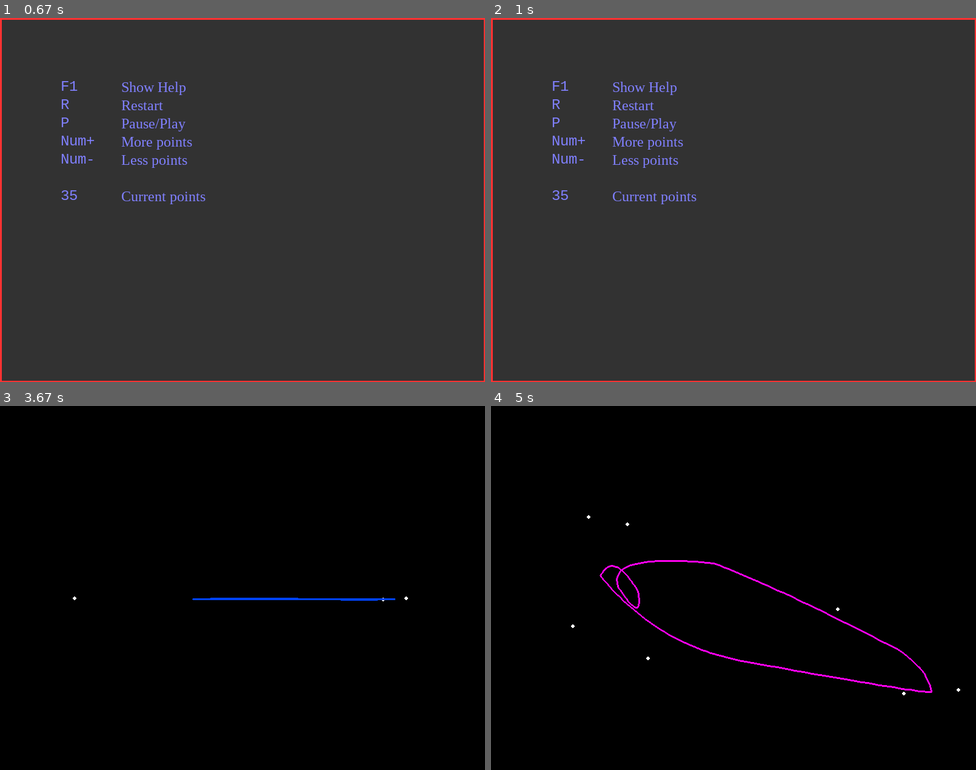
Above: before the commit, frames 1-4 (two rows, left to right).
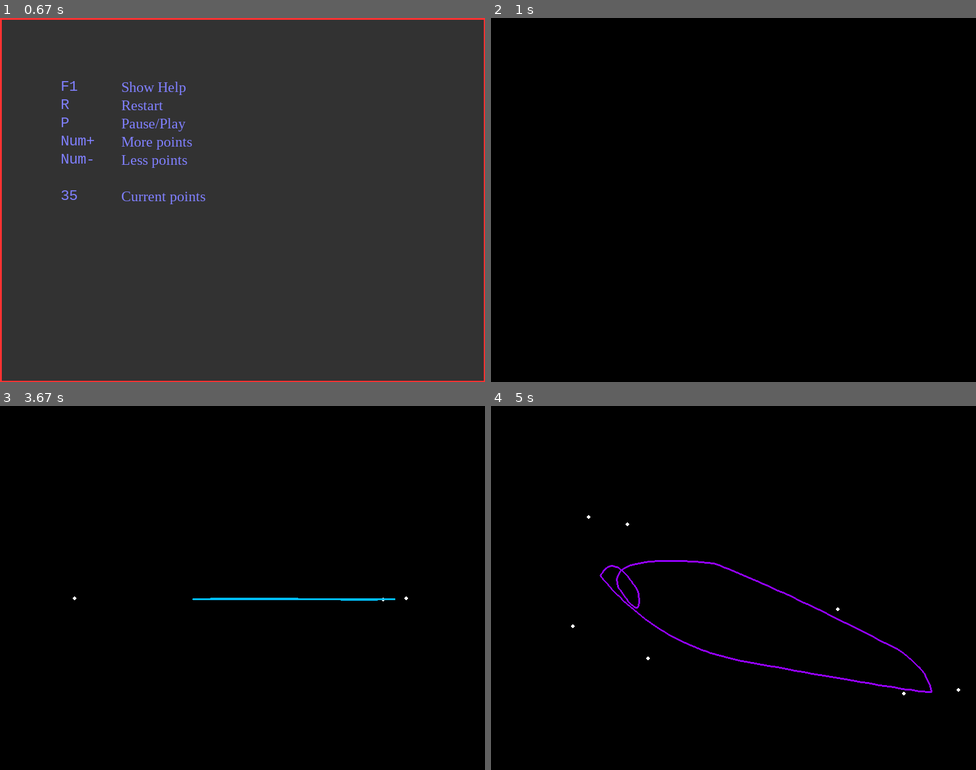
Above: after the commit, the same moments.

Repository: KonstantinSKY/python_lab
Game: pygame game, started from saver/saver_new.py
The game is run twice, just before and just after one commit, with the same random seed, the same clock (stepped at 60 frames per second) and the same inputs.
Inputs (mouse positions are in pixels of both pictures, inside the frame that each line leads up to):
- Up to frame 1 (0.67 s): hold F1 from 0.33 s (still down)
- Up to frame 2 (1 s): release F1 at 0.8 s; hold F1 from 0.83 s (still down)
- Up to frame 3 (3.67 s): release F1 at 1.3 s; tap + at 1.33 s; tap R at 1.67 s; click (67, 577) at 2.05 s; tap - at 2.33 s; tap P at 2.67 s; click (368, 555) at 3.05 s; click (392, 580) at 3.38 s
- Up to frame 4 (5 s): click (835, 522) at 3.72 s; click (588, 464) at 4.05 s; click (617, 653) at 4.38 s; click (626, 522) at 4.72 s

Frame 1 is identical in both runs. In frame 2, 100% of the frame differs, in the area x 0-100%, y 0-100%; in frame 3, 0.3%; in frame 4, 0.8%.

Commit message:
step 7 for refactoring

Diff:
--- a/saver/saver_new.py
+++ b/saver/saver_new.py
@@ -122,31 +122,6 @@
         print("Full knot", datetime.now() - start_time)
 
 
-def draw_help():
-    """функция отрисовки экрана справки программы"""
-    gameDisplay.fill((50, 50, 50))
-    font1 = pygame.font.SysFont("courier", 24)
-    font2 = pygame.font.SysFont("serif", 24)
-    data = []
-
-    data.append(["F1", "Show Help"])
-    data.append(["R", "Restart"])
-    data.append(["P", "Pause/Play"])
-    data.append(["Num+", "More points"])
-    data.append(["Num-", "Less points"])
-    data.append(["", ""])
-    data.append([str(steps), "Current points"])
-
-    pygame.draw.lines(gameDisplay, (255, 50, 50, 255), True, [
-        (0, 0), (800, 0), (800, 600), (0, 600)], 5)
-
-    for i, text in enumerate(data):
-        gameDisplay.blit(font1.render(
-            text[0], True, (128, 128, 255)), (100, 100 + 30 * i))
-        gameDisplay.blit(font2.render(
-            text[1], True, (128, 128, 255)), (200, 100 + 30 * i))
-
-
 class Game:
 
     def __init__(self, caption):
@@ -154,6 +129,7 @@
         self.working_knot = self.knots[0]
         self.working = True
         self.show_help = False
+        self.screen_help = False
         self.pause = True
         self.steps = 35
         self.hue = 0
@@ -165,38 +141,48 @@
         while self.working:
             self._event()
 
+            if self.show_help:
+                self._show_help()
+                pygame.display.flip()
+                continue
+
             if self.pause:
                 self._stop()
             else:
                 self._run()
 
-            if self.show_help:
-                self._show_help()
-
             pygame.display.flip()
 
-
     def _event(self):
-        for event in pygame.event.get():
+        events = pygame.event.get()
+
+        for event in events:
             if event.type == pygame.QUIT:
                 self.working = False
-
+                break
             if event.type == pygame.KEYDOWN:
                 if event.key == pygame.K_ESCAPE:
                     self.working = False
-
+                    break
+                if event.key == pygame.K_F1:
+                    self.show_help = not self.show_help
+                    if not self.show_help:
+                        self.screen_help = False
+                        self._run()
+                    break
                 if event.key == pygame.K_r:
-                    pass
+                    print("RRRRRR")
                 if event.key == pygame.K_p:
                     self.pause = not self.pause
                 if event.key == pygame.K_KP_PLUS:
                     self.steps += 1
-
-                if event.key == pygame.K_F1:
-                    self.show_help = not self.show_help
-
+                    print(self.steps)
                 if event.key == pygame.K_KP_MINUS:
                     self.steps -= 1 if self.steps > 1 else 0
+                    print(self.steps)
+
+            if self.screen_help:
+                continue
 
             if event.type == pygame.MOUSEBUTTONDOWN:
                 self.gameDisplay.fill((0, 0, 0))
@@ -234,6 +220,10 @@
 
     def _show_help(self):
         """ Method отрисовки экрана справки программы"""
+        print("self.screen_help", self.screen_help)
+        if self.screen_help:
+            return
+        print("sakjfl;kasdjfkdsf")
         self.gameDisplay.fill((50, 50, 50))
         font1 = pygame.font.SysFont("courier", 24)
         font2 = pygame.font.SysFont("serif", 24)
@@ -254,6 +244,8 @@
             self.gameDisplay.blit(font2.render(
                 text[1], True, (128, 128, 255)), (200, 100 + 30 * i))
 
+        self.screen_help = True
+
 
 # =======================================================================================
 # Основная программа
@@ -262,77 +254,6 @@
     pygame.init()
     game = Game("My New Screen Saver")
     game.work()
-
-    # sleep(10)
-    # steps = 35
-    # working = True
-    # points = []
-    # speeds = []
-    # show_help = False
-    # pause = True
-    # hue = 0
-    #
-    # pygame.init()
-    # gameDisplay = pygame.display.set_mode(SCREEN_DIM)
-    # pygame.display.set_caption("MyScreenSaver")
-    # color = pygame.Color(0)
-    #
-    # K = Knot()
-    # while working:
-    #
-    #     for event in pygame.event.get():
-    #         if event.type == pygame.QUIT:
-    #             working = False
-    #
-    #         if event.type == pygame.KEYDOWN:
-    #
-    #             if event.key == pygame.K_ESCAPE:
-    #                 working = False
-    #             if event.key == pygame.K_r:
-    #                 points = []
-    #                 speeds = []
-    #             if event.key == pygame.K_p:
-    #                 pause = not pause
-    #             if event.key == pygame.K_KP_PLUS:
-    #                 steps += 1
-    #             if event.key == pygame.K_F1:
-    #                 show_help = not show_help
-    #             if event.key == pygame.K_KP_MINUS:
-    #                 steps -= 1 if steps > 1 else 0
-    #
-    #         if event.type == pygame.MOUSEBUTTONDOWN:
-    #             gameDisplay.fill((0, 0, 0))
-    #
-    #             if event.button == 1:
-    #                 K.add_base_point(event.pos)
-    #
-    #             if event.button == 3 and pause:
-    #                 K.del_base_point(event.pos)
-    #
-    #             K.draw_points(gameDisplay)
-    #             K.get_knot()
-    #             K.draw_lines(gameDisplay, color)
-    #
-    #     if pause:
-    #         hue = (hue + 1) % 360
-    #         color.hsla = (hue, 100, 50, 100)
-    #         K.draw_lines(gameDisplay, color)
-    #     else:
-    #         gameDisplay.fill((0, 0, 0))
-    #         hue = (hue + 1) % 360
-    #         color.hsla = (hue, 100, 50, 100)
-    #         K.set_points()
-    #         K.draw_points(gameDisplay)
-    #         K.get_knot()
-    #         K.draw_lines(gameDisplay, color)
-    #
-    #     if show_help:
-    #         draw_help()
-    #         test()
-    #
-    #
-    #     pygame.display.flip()
-
     pygame.display.quit()
     pygame.quit()
     exit(0)
